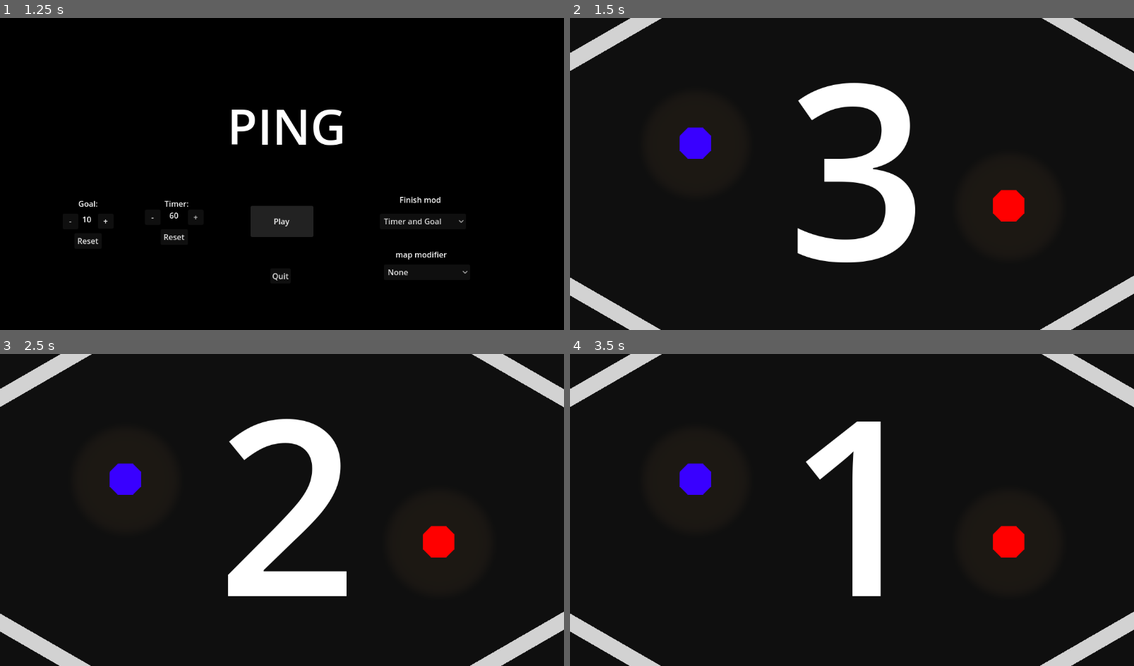
Above: before the commit, frames 1-4 (two rows, left to right).
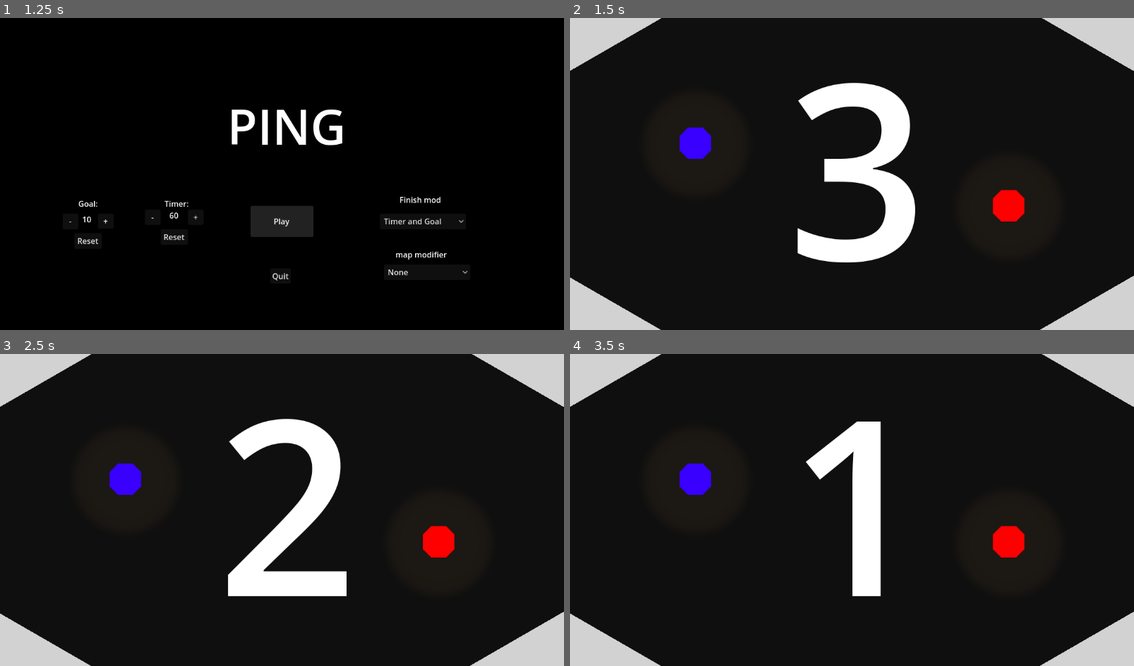
Above: after the commit, the same moments.

Repository: MyloRaccoon/ping
Game: Godot game, scene res://title.tscn
Two runs of this game, one before a commit and one after it. Both use one fixed random seed, a clock stepped at 60 frames per second and the inputs below.
Inputs:
- Up to frame 1 (1.25 s): click "Play" at 0.5 s
- Up to frame 2 (1.5 s): click "Play" at 1.25 s
- Up to frame 3 (2.5 s): tap Enter at 2 s
- Up to frame 4 (3.5 s): tap Space at 2.75 s

Frame 1 is identical in both runs. In frame 2, 2.5% of the frame differs, in the area x 0-100%, y 0-100%; in frame 3, 2.5%; in frame 4, 2.5%.

Commit message:
add goal zone, fixed pause

Diff:
--- a/game.gd
+++ b/game.gd
@@ -14,9 +14,7 @@
 var pausing = false
 
 var pause_time_left
-var stock_pos_p1
-var stock_pos_p2
-var stock_pos_ball
+var stock_ball_velocity
 
 func new_ball(ball_pos, p1_pos, p2_pos):
 	$players/Player.position = p1_pos
@@ -115,21 +113,19 @@
 
 func pause():
 	pause_time_left = $UI/Timer.time_left
-	stock_pos_ball = ball.position
-	stock_pos_p1 = $players/Player.position
-	stock_pos_p2 = $players/Player2.position
+	stock_ball_velocity = ball.linear_velocity
 	$UI/Timer.stop()
 	pausing = true
 	$PauseMenu.show()
 	global.playing = false
-	ball.queue_free()
+	ball.linear_velocity = Vector2(0,0)
 
 func resume():
 	$UI/Timer.start(pause_time_left)
 	pausing = false
 	$PauseMenu.hide()
 	global.playing = true
-	new_ball(stock_pos_ball, stock_pos_p1, stock_pos_p2)
+	ball.linear_velocity = stock_ball_velocity
 
 func _on_resume_pressed():
 	resume()
--- a/game.tscn
+++ b/game.tscn
@@ -1,18 +1,24 @@
-[gd_scene load_steps=14 format=3 uid="uid://b6mt6o3s6l44i"]
+[gd_scene load_steps=13 format=3 uid="uid://b6mt6o3s6l44i"]
 
 [ext_resource type="Script" path="res://game.gd" id="1_di1l8"]
 [ext_resource type="PackedScene" uid="uid://b0tvpet4qy7kh" path="res://player.tscn" id="1_jds34"]
+[ext_resource type="Texture2D" uid="uid://b2o8srpfhgwdw" path="res://goalZone.png" id="2_4tqgp"]
+
+[sub_resource type="SegmentShape2D" id="SegmentShape2D_ay4vm"]
+a = Vector2(8, -211.5)
+b = Vector2(8, 204.5)
+
+[sub_resource type="CapsuleShape2D" id="CapsuleShape2D_3ato3"]
+radius = 264.0
+height = 640.0
+
+[sub_resource type="RectangleShape2D" id="RectangleShape2D_ws4ey"]
+size = Vector2(81, 421)
 
 [sub_resource type="SegmentShape2D" id="SegmentShape2D_dsfr3"]
 a = Vector2(-8, -440)
 b = Vector2(-8, 456)
 
-[sub_resource type="RectangleShape2D" id="RectangleShape2D_nejds"]
-size = Vector2(1145, 66)
-
-[sub_resource type="RectangleShape2D" id="RectangleShape2D_u8pbv"]
-size = Vector2(221.529, 37)
-
 [sub_resource type="LabelSettings" id="LabelSettings_cabtn"]
 font_size = 500
 
@@ -27,28 +33,85 @@
 [sub_resource type="LabelSettings" id="LabelSettings_eg5xe"]
 font_size = 50
 
-[sub_resource type="RectangleShape2D" id="RectangleShape2D_affk2"]
-size = Vector2(16, 425)
-
-[sub_resource type="CapsuleShape2D" id="CapsuleShape2D_3ato3"]
-radius = 264.0
-height = 640.0
-
-[sub_resource type="RectangleShape2D" id="RectangleShape2D_ws4ey"]
-size = Vector2(81, 421)
-
 [sub_resource type="LabelSettings" id="LabelSettings_pcg6r"]
 font_size = 50
 
 [node name="game" type="Node2D"]
 script = ExtResource("1_di1l8")
 
-[node name="map" type="Node2D" parent="."]
-
-[node name="background" type="ColorRect" parent="map"]
+[node name="background" type="ColorRect" parent="."]
 offset_right = 1168.0
 offset_bottom = 672.0
 color = Color(0.0588235, 0.0588235, 0.0588235, 1)
+
+[node name="middleBallSpawnPoint" type="Marker2D" parent="."]
+position = Vector2(576, 320)
+
+[node name="p1BallSpawnPoint" type="Marker2D" parent="."]
+position = Vector2(384, 320)
+
+[node name="p2BallSpawnPoint" type="Marker2D" parent="."]
+position = Vector2(768, 320)
+
+[node name="goal1" type="Area2D" parent="."]
+collision_layer = 7
+collision_mask = 7
+
+[node name="limit" type="StaticBody2D" parent="goal1"]
+collision_layer = 3
+collision_mask = 3
+
+[node name="CollisionShape2D" type="CollisionShape2D" parent="goal1/limit"]
+position = Vector2(-8, 323.5)
+shape = SubResource("SegmentShape2D_ay4vm")
+
+[node name="p1Zone" type="StaticBody2D" parent="goal1"]
+collision_layer = 2
+collision_mask = 2
+
+[node name="CollisionShape2D" type="CollisionShape2D" parent="goal1/p1Zone"]
+position = Vector2(-8, 320)
+shape = SubResource("CapsuleShape2D_3ato3")
+debug_color = Color(0.309804, 0.615686, 0.341176, 0.419608)
+
+[node name="Sprite2D" type="Sprite2D" parent="goal1/p1Zone"]
+position = Vector2(8, 320)
+texture = ExtResource("2_4tqgp")
+
+[node name="CollisionShape2D" type="CollisionShape2D" parent="goal1"]
+position = Vector2(-72, 328)
+shape = SubResource("RectangleShape2D_ws4ey")
+
+[node name="goal2" type="Area2D" parent="."]
+position = Vector2(1152, 640)
+rotation = 3.14159
+collision_layer = 4
+collision_mask = 4
+
+[node name="limit" type="StaticBody2D" parent="goal2"]
+collision_layer = 3
+collision_mask = 3
+
+[node name="CollisionShape2D2" type="CollisionShape2D" parent="goal2/limit"]
+position = Vector2(-8, 323.5)
+shape = SubResource("SegmentShape2D_ay4vm")
+
+[node name="CollisionShape2D" type="CollisionShape2D" parent="goal2"]
+position = Vector2(-72.0009, 328)
+shape = SubResource("RectangleShape2D_ws4ey")
+
+[node name="p2Zone" type="StaticBody2D" parent="goal2"]
+
+[node name="CollisionShape2D" type="CollisionShape2D" parent="goal2/p2Zone"]
+position = Vector2(-8, 320)
+shape = SubResource("CapsuleShape2D_3ato3")
+debug_color = Color(0.309804, 0.615686, 0.341176, 0.419608)
+
+[node name="Sprite2D" type="Sprite2D" parent="goal2/p2Zone"]
+position = Vector2(8, 320)
+texture = ExtResource("2_4tqgp")
+
+[node name="map" type="Node2D" parent="."]
 
 [node name="separator" type="StaticBody2D" parent="map"]
 collision_layer = 3
@@ -69,10 +132,10 @@
 collision_mask = 7
 
 [node name="NW" type="ColorRect" parent="map/wall"]
-offset_left = -56.0
-offset_top = 104.0
-offset_right = 256.0
-offset_bottom = 136.0
+offset_left = -95.0
+offset_top = 36.0
+offset_right = 217.0
+offset_bottom = 146.0
 rotation = -0.523598
 color = Color(0.823529, 0.823529, 0.823529, 1)
 
@@ -80,15 +143,15 @@
 offset_left = -32.0
 offset_top = 512.0
 offset_right = 280.0
-offset_bottom = 544.0
+offset_bottom = 645.0
 rotation = 0.523598
 color = Color(0.823529, 0.823529, 0.823529, 1)
 
 [node name="NE" type="ColorRect" parent="map/wall"]
-offset_left = 944.0
-offset_top = -48.0
-offset_right = 1256.0
-offset_bottom = -16.0
+offset_left = 986.0
+offset_top = -121.0
+offset_right = 1298.0
+offset_bottom = -5.0
 rotation = 0.523598
 color = Color(0.823529, 0.823529, 0.823529, 1)
 
@@ -96,37 +159,17 @@
 offset_left = 928.0
 offset_top = 656.0
 offset_right = 1240.0
-offset_bottom = 688.0
+offset_bottom = 788.0
 rotation = -0.523598
 color = Color(0.823529, 0.823529, 0.823529, 1)
 
-[node name="CollisionShape2D" type="CollisionShape2D" parent="map/wall"]
-position = Vector2(571.5, -32)
-shape = SubResource("RectangleShape2D_nejds")
-
-[node name="CollisionShape2D2" type="CollisionShape2D" parent="map/wall"]
-position = Vector2(576, 672)
-shape = SubResource("RectangleShape2D_nejds")
-
-[node name="CollisionShape2D3" type="CollisionShape2D" parent="map/wall"]
-position = Vector2(86.8163, 39.4458)
-rotation = -0.523599
-shape = SubResource("RectangleShape2D_u8pbv")
-
-[node name="CollisionShape2D4" type="CollisionShape2D" parent="map/wall"]
-position = Vector2(1064, 600)
-rotation = -0.523599
-shape = SubResource("RectangleShape2D_u8pbv")
-
-[node name="CollisionShape2D5" type="CollisionShape2D" parent="map/wall"]
-position = Vector2(87.6761, 599.813)
-rotation = 0.523599
-shape = SubResource("RectangleShape2D_u8pbv")
-
-[node name="CollisionShape2D6" type="CollisionShape2D" parent="map/wall"]
-position = Vector2(1064, 40)
-rotation = 0.523599
-shape = SubResource("RectangleShape2D_u8pbv")
+[node name="upWall" type="CollisionPolygon2D" parent="map/wall"]
+polygon = PackedVector2Array(192, 0, 960, 0, 1152, 112, 1152, -64, 0, -64, 0, 112)
+
+[node name="upWall2" type="CollisionPolygon2D" parent="map/wall"]
+position = Vector2(1152, 640)
+rotation = 3.14159
+polygon = PackedVector2Array(192, 0, 960, 0, 1152, 112, 1152, -64, 0, -64, 0, 112)
 
 [node name="UI" type="Node2D" parent="."]
 
@@ -197,65 +240,6 @@
 [node name="p2SpawnPoint" type="Marker2D" parent="players"]
 position = Vector2(896, 384)
 
-[node name="middleBallSpawnPoint" type="Marker2D" parent="."]
-position = Vector2(576, 320)
-
-[node name="p1BallSpawnPoint" type="Marker2D" parent="."]
-position = Vector2(384, 320)
-
-[node name="p2BallSpawnPoint" type="Marker2D" parent="."]
-position = Vector2(768, 320)
-
-[node name="goal1" type="Area2D" parent="."]
-collision_layer = 7
-collision_mask = 7
-
-[node name="limit" type="StaticBody2D" parent="goal1"]
-collision_layer = 3
-collision_mask = 3
-
-[node name="CollisionShape2D" type="CollisionShape2D" parent="goal1/limit"]
-position = Vector2(-8, 323.5)
-shape = SubResource("RectangleShape2D_affk2")
-
-[node name="p1Zone" type="StaticBody2D" parent="goal1"]
-collision_layer = 2
-collision_mask = 2
-
-[node name="CollisionShape2D" type="CollisionShape2D" parent="goal1/p1Zone"]
-position = Vector2(-8, 320)
-shape = SubResource("CapsuleShape2D_3ato3")
-debug_color = Color(0.309804, 0.615686, 0.341176, 0.419608)
-
-[node name="CollisionShape2D" type="CollisionShape2D" parent="goal1"]
-position = Vector2(-72, 328)
-shape = SubResource("RectangleShape2D_ws4ey")
-
-[node name="goal2" type="Area2D" parent="."]
-position = Vector2(1152, 640)
-rotation = 3.14159
-collision_layer = 4
-collision_mask = 4
-
-[node name="StaticBody2D" type="StaticBody2D" parent="goal2"]
-collision_layer = 3
-collision_mask = 3
-
-[node name="CollisionShape2D" type="CollisionShape2D" parent="goal2/StaticBody2D"]
-position = Vector2(-8, 323.5)
-shape = SubResource("RectangleShape2D_affk2")
-
-[node name="CollisionShape2D" type="CollisionShape2D" parent="goal2"]
-position = Vector2(-72.0009, 328)
-shape = SubResource("RectangleShape2D_ws4ey")
-
-[node name="p2Zone" type="StaticBody2D" parent="goal2"]
-
-[node name="CollisionShape2D" type="CollisionShape2D" parent="goal2/p2Zone"]
-position = Vector2(-8, 320)
-shape = SubResource("CapsuleShape2D_3ato3")
-debug_color = Color(0.309804, 0.615686, 0.341176, 0.419608)
-
 [node name="PauseMenu" type="CanvasLayer" parent="."]
 visible = false
 
--- a/global.gd
+++ b/global.gd
@@ -9,3 +9,5 @@
 var map : String = "none"
 
 var playing : bool = false
+
+var last_ball_velocity
--- a/player.gd
+++ b/player.gd
@@ -23,4 +23,5 @@
 		for i in get_slide_collision_count():
 			var c = get_slide_collision(i)
 			if c.get_collider() is RigidBody2D:
-				c.get_collider().apply_central_impulse(-c.get_normal() * push_force)
+				var impulse = -c.get_normal() * push_force
+				c.get_collider().apply_central_impulse(impulse)
--- /dev/null
+++ b/testParticules.tscn
@@ -0,0 +1,10 @@
+[gd_scene format=3 uid="uid://bxprow8ab0pte"]
+
+[node name="CPUParticles2D" type="CPUParticles2D"]
+position = Vector2(320, 208)
+speed_scale = 0.0
+explosiveness = 1.0
+randomness = 0.48
+gravity = Vector2(0, 0)
+scale_amount_min = 4.0
+scale_amount_max = 4.0
Not shown: 1 places in game.tscn that only renumber resources
Binary file added: goalZone.png
Not shown, added: goalZone.png.import
